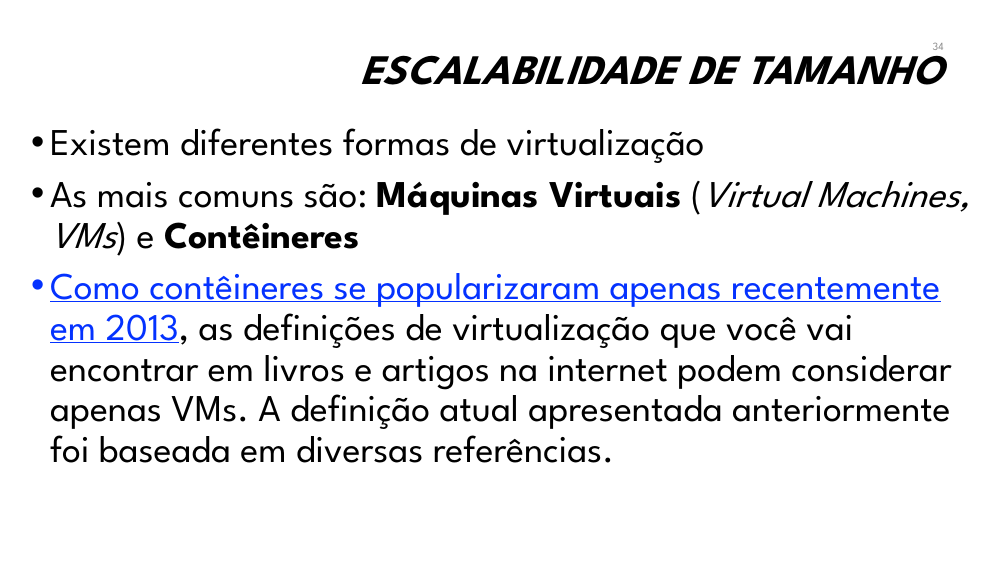
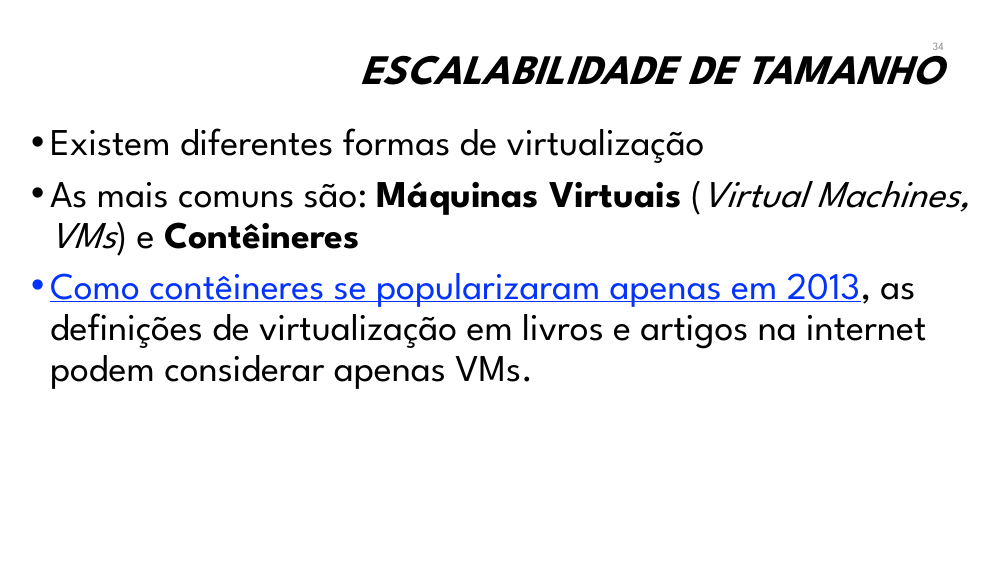
Before and after one commit to manoelcampos/sistemas-distribuidos, a slide deck: slide 34 of introducao-sd.pptx. Drawn at 1008x567 pixels with LibreOffice and Linux fonts; fonts in the diff are those of the drawing; background and template pictures are left out. Boxes give left, top, right and bottom in pixels: in the first picture for what was removed or moved away, otherwise in the second. Text is boxed around its words. In the diff, an @@ line names an element or a change of style, - is before the commit and + after.

Commit message:
Atualiza slides

```diff
--- a/introducao-sd.pptx
+++ b/introducao-sd.pptx
@@ text at box(50, 273, 926, 389): text changed @@
-• Como contêineres se popularizaram apenas recentemente em 2013, as definições de virtualização que você vai encontrar em livros e artigos na internet podem considerar apenas VMs. A definição atual apresentada anteriormente foi baseada em diversas referências.
+• Como contêineres se popularizaram apenas em 2013, as definições de virtualização em livros e artigos na internet podem considerar apenas VMs.
```
Also in this commit, not shown: 4 other slides changed, 1 slide added, 1 other file.
